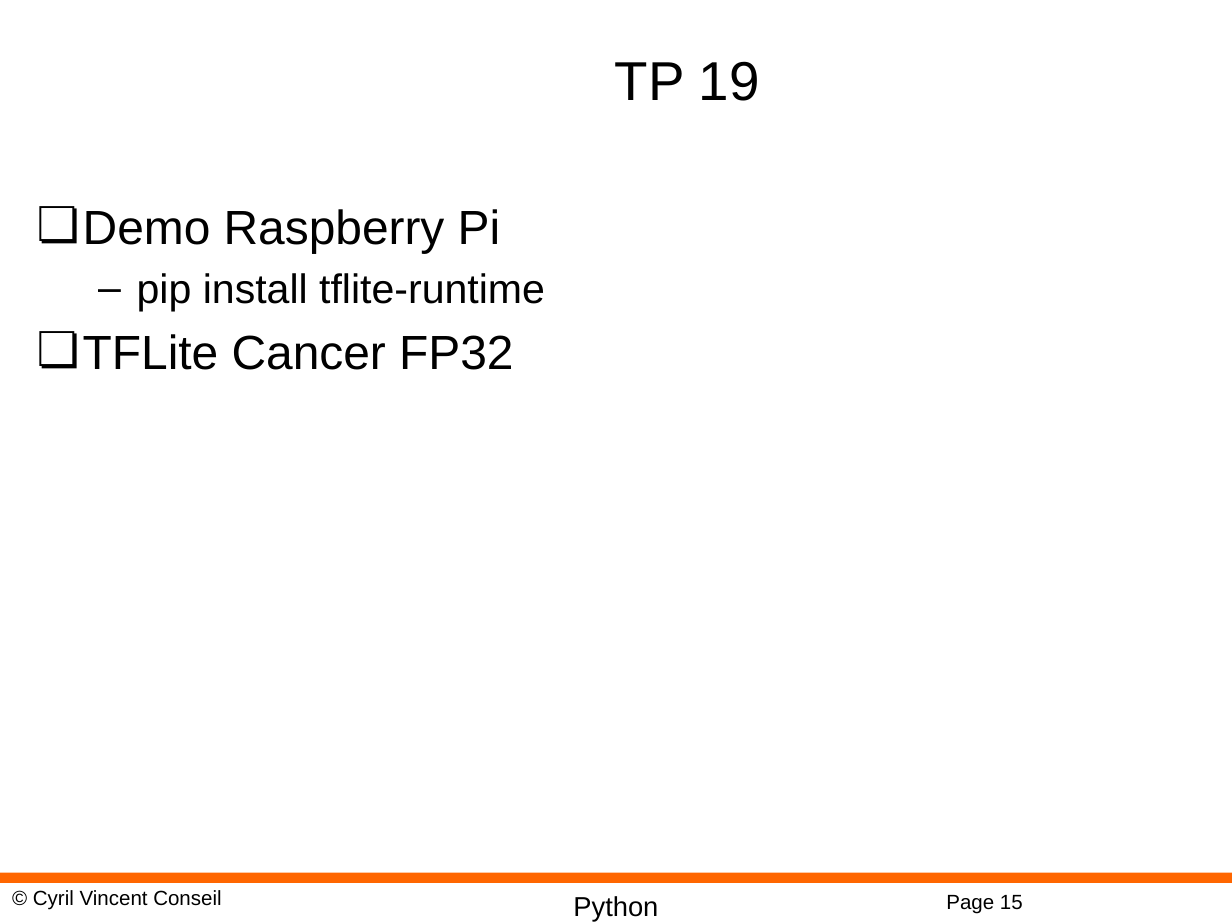
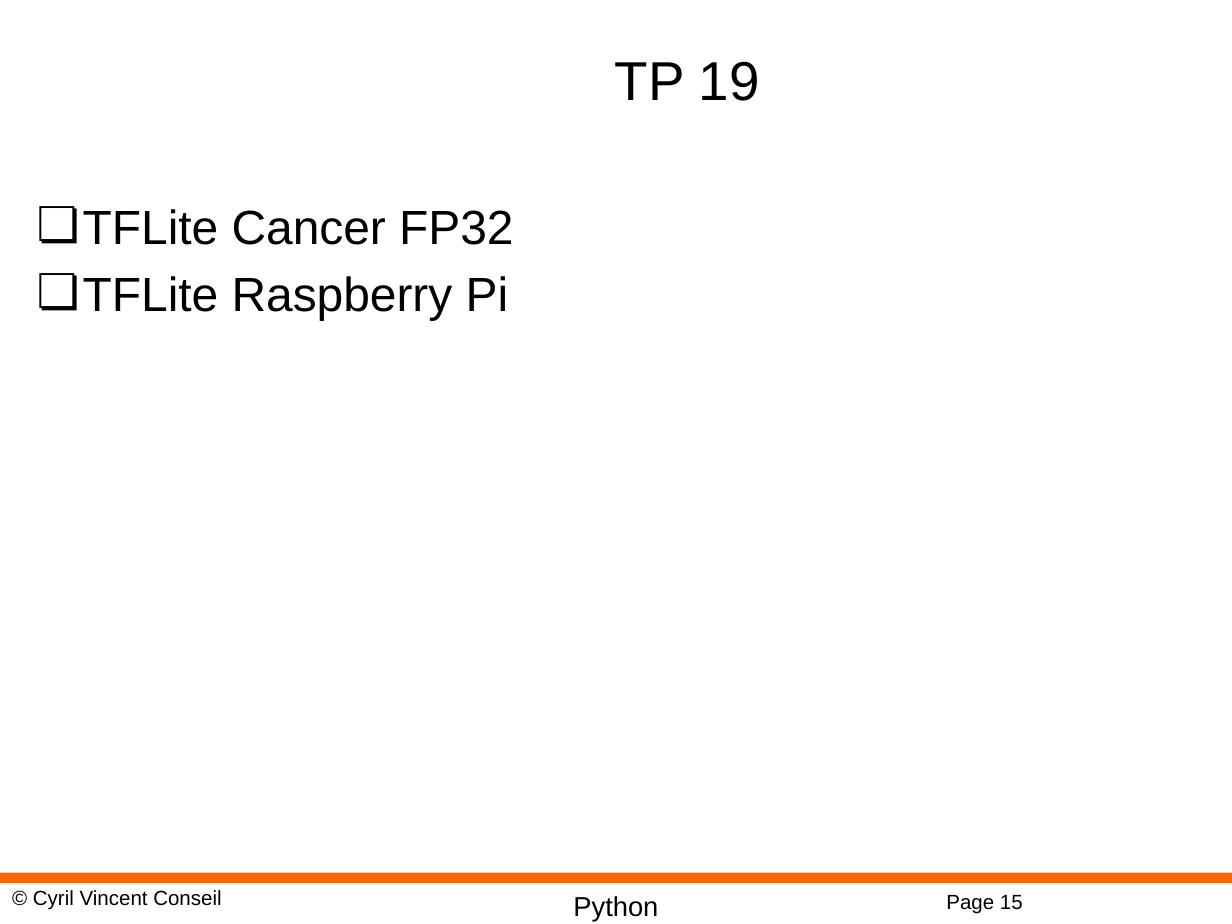
Before and after one commit to cyrilvincent/iot-ai, a slide deck: slide 15 of ppt/IoTAI20-LiteRT.pptx. Drawn at 1232x924 pixels with LibreOffice and Linux fonts; fonts in the diff are those of the drawing; background and template pictures are left out. Boxes give left, top, right and bottom in pixels: in the first picture for what was removed or moved away, otherwise in the second. Text is boxed around its words. In the diff, an @@ line names an element or a change of style, - is before the commit and + after.

```diff
--- a/ppt/IoTAI20-LiteRT.pptx
+++ b/ppt/IoTAI20-LiteRT.pptx
@@ text at (83,209,545,311): paragraphs removed @@
-❏ Demo Raspberry Pi
-  – pip install tflite-runtime
@@ text at (83,276,509,320): paragraph added @@
+❏ TFLite Raspberry Pi
```
Also in this commit, not shown: 3 other files.
